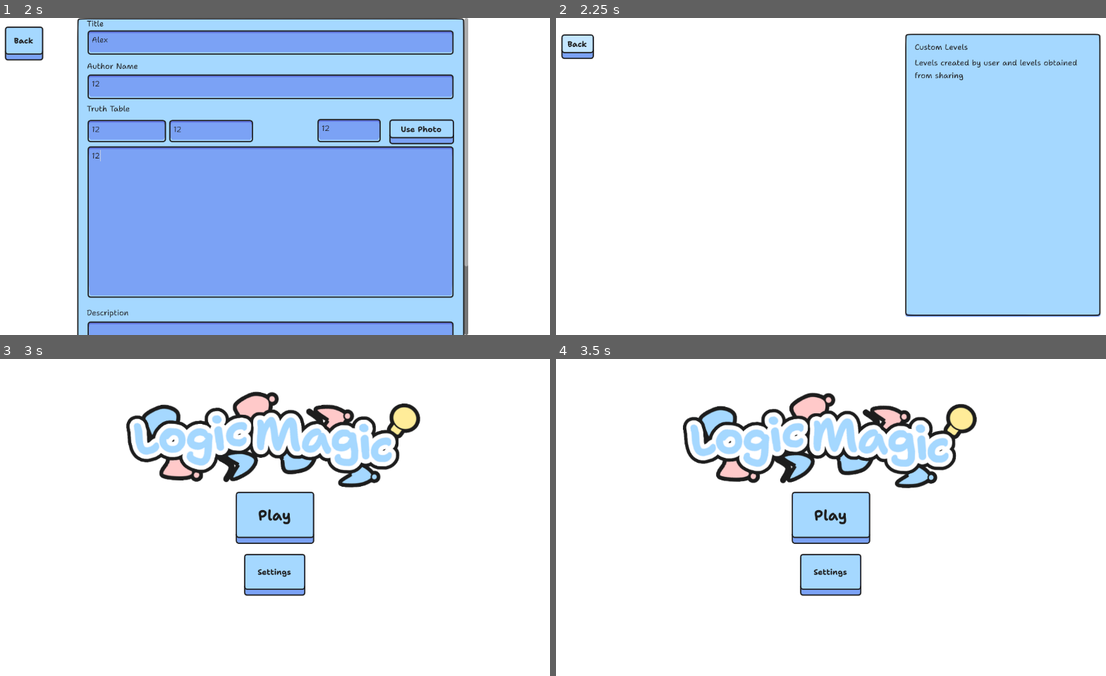
Above: before the commit, frames 1-4 (two rows, left to right).
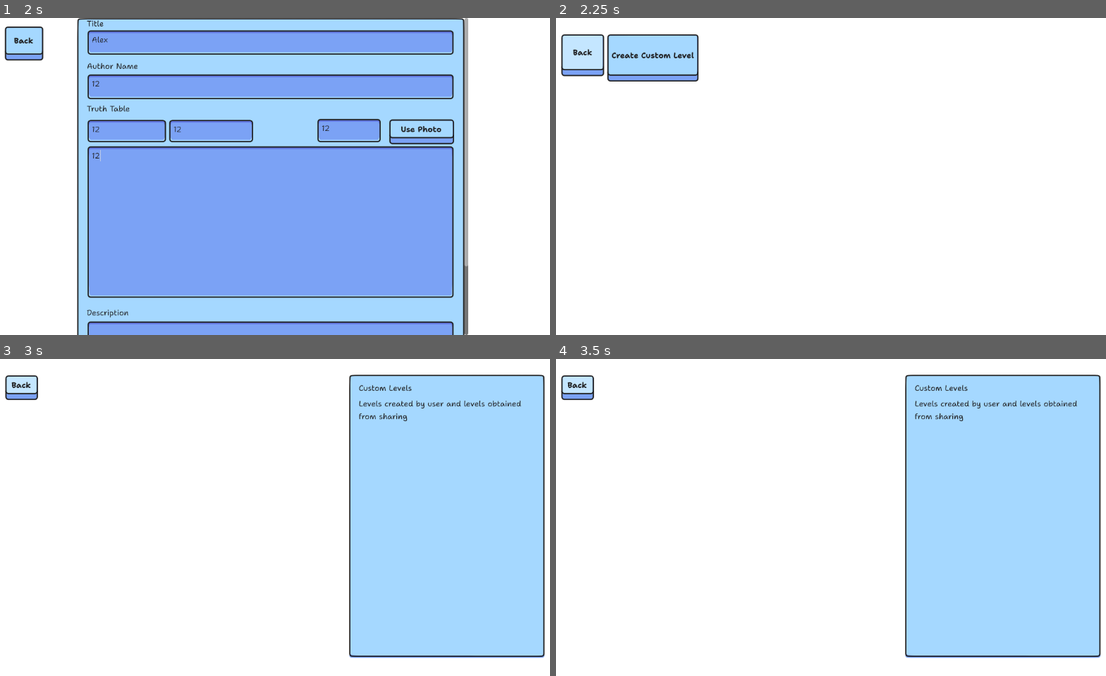
Above: after the commit, the same moments.

Repository: sininen-blue/logic-gate-tesseract
Game: Godot game, scene res://ui/custom_levels/create_custom_level.tscn
Same seed, same stepped clock (60 frames per second), same inputs: the game is played once before the commit and once after it. This scene is started directly instead of the project's main scene.
Inputs (mouse positions are in pixels of both pictures, inside the frame that each line leads up to):
- Up to frame 1 (2 s): click (269, 43) at 0.52 s; type "Alex" at 0.6 s; click (269, 87) at 0.75 s; type "12" at 0.83 s; click (126, 132) at 0.98 s; type "12" at 1.07 s; click (209, 132) at 1.27 s; type "12" at 1.35 s; click (346, 132) at 1.5 s; type "12" at 1.58 s; click (269, 220) at 1.73 s; type "12" at 1.82 s
- Up to frame 2 (2.25 s): click "Back" at 2 s
- Up to frame 3 (3 s): click "Back" at 2.75 s
- Up to frame 4 (3.5 s): no input

Frame 1 is identical in both runs. In frame 2, 35% of the frame differs, in the area x 0-100%, y 4-95%; in frame 3, 42%; in frame 4, 42%.
Error before the commit: Cannot call method 'get_as_text' on a null value. (res://ui/stage_select/stage_select.gd:28)
Error after the commit: Cannot call method 'get_files' on a null value. (res://ui/custom_levels/custom_levels.gd:20)

Commit message:
bugfix: back button now goes to custom_levels not stage selct

Diff:
--- a/ui/custom_levels/create_custom_level.gd
+++ b/ui/custom_levels/create_custom_level.gd
@@ -14,14 +14,14 @@
 @onready var error_panel: Panel = %ErrorPanel
 @onready var create_button: Button = %CreateButton
 
-const stage_select_scene: String = "uid://b1xu7c0fhg4at"
+const custom_levels_scene: String = "uid://bwlvlfljyekts"
 
 var input_count: int
 var output_count: int
 
 
 func _on_back_button_pressed() -> void:
-	get_tree().change_scene_to_file(stage_select_scene)
+	get_tree().change_scene_to_file(custom_levels_scene)
 
 
 func _ready() -> void:
